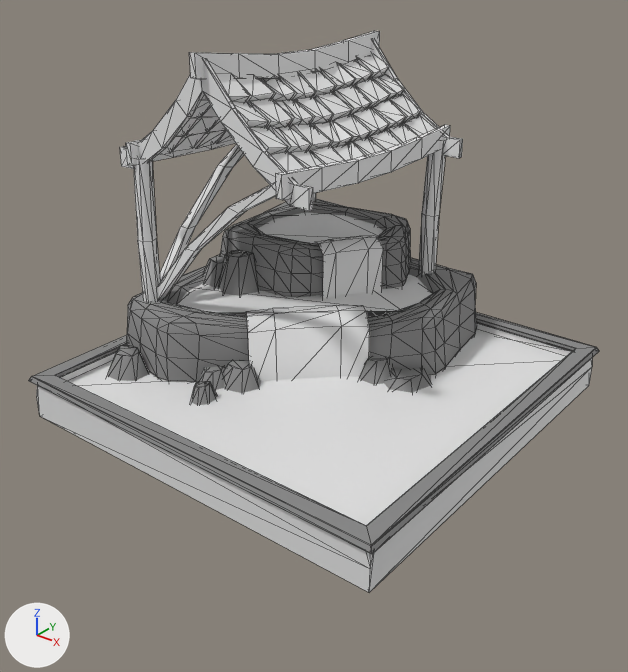
Before and after pictures for a commit that changed the glTF model decorations/fountain/fountain_v2.glb.
One viewpoint serves both versions: a 50 mm lens placed at (5.96, -7.63, 5.35), pointed at (0.14, -0.36, 0.84). The lights are fixed; the arrows at lower left show +X, +Y and +Z. Mesh edges are drawn as thin lines. Where no turn or scale is listed for an object, it has been applied to the vertices. Vertices at the same position are counted once.

In view in the first picture: 'Base', 'Base.001', 'Base.002', 'Cube.001', 'Plane.003', 'PoolRockLower', 'PoolRockUpper', 'Rafter', 'WaterCard', 'Waterfall', 'Waterfall.001', 'tILES'.
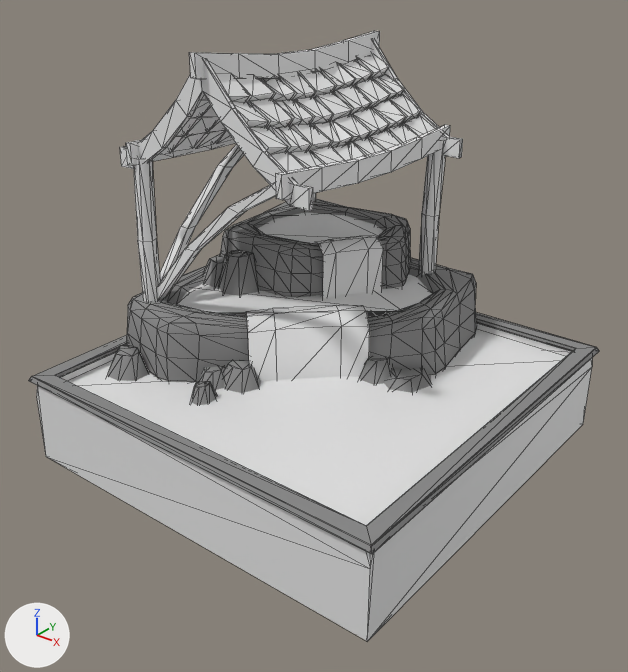
The change, as a list of edits to the scene's bpy script:
```text
Change me_cube:
    where me_cube.from_pydata(...)  # 28 vertices, 58 faces; spans x -2.5..2.5, y -2.5..2.5, z -0.24..0.26
    used by ob_base; location = (0.0, 0.0, -0.01)
    before: 0 (-2.5, -2.5, -0.24) at pixel (39, 416), 1 (-2.31, -2.31, -0.24), 2 (-2.5, 2.5, -0.24), 3 (-2.31, 2.31, -0.24), 4 (2.5, -2.5, -0.24) at pixel (369, 592)
    before: 5 (2.31, -2.31, -0.24), 6 (2.5, 2.5, -0.24) at pixel (589, 385), 7 (2.31, 2.31, -0.24)
    me_cube part 1
    add for i in [*range(0, 8)]: me_cube.vertices[i].co += Vector((0.0, 0.0, -0.6))
```

What differs and where, as boxes [x1, y1, x2, y2] in the pictures (628 x 672 px):
'Base', reshaped (18% taller)
    before: [37, 323, 592, 592]
    after: [37, 323, 592, 641]
